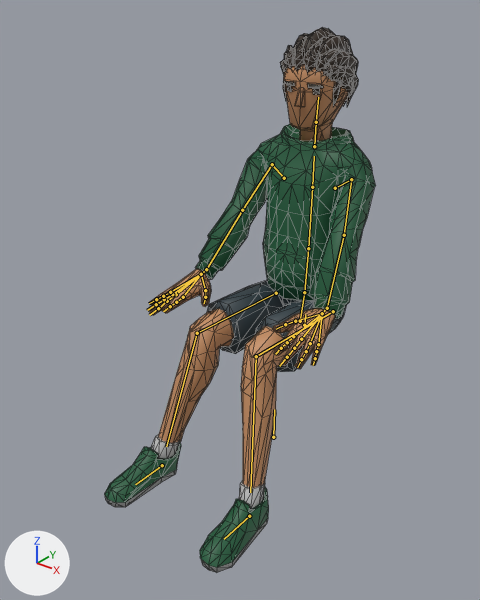
One commit to the glTF model js/models/avatars/club-crowd-m3.glb: the scene before it, then after it.
Camera for both pictures: a 50 mm lens placed at (1.15, -1.709, 1.531), pointed at (-0.007, -0.263, 0.634). Arrows for +X, +Y and +Z are at lower left; the lights stay in place. The first picture is the older version. Both versions are drawn at frame 287 of the action 'Seated_Low_Loop'; the numbers are the values there. The bones that change, and the others that lie on the model, are drawn over the model as lines. Mesh edges are drawn as thin lines.

Names of what the first picture shows: 'Casual_Body'.
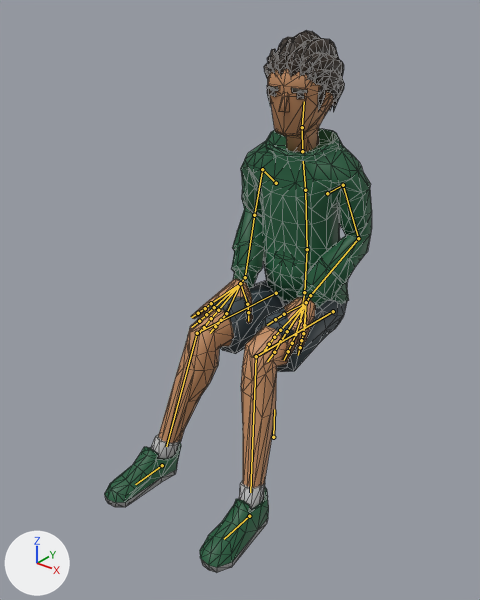
Patch to the scene script:
```diff
--- a/js/models/avatars/club-crowd-m3.glb.py
+++ b/js/models/avatars/club-crowd-m3.glb.py
@@ bone_abdomen @@
 bone_abdomen = bpy.data.objects['CharacterArmature'].pose.bones['Abdomen']  # child of 'Hips'
-bone_abdomen.rotation_quaternion = (1.0, 0.003, 0.001, 0.001)  # degrees (0, 0, 0)
+bone_abdomen.rotation_quaternion = (0.999, 0.036, 0.001, 0.0)  # degrees (4, 0, 0)
@@ bone_torso @@
 bone_torso = bpy.data.objects['CharacterArmature'].pose.bones['Torso']  # child of 'Abdomen'
-bone_torso.rotation_quaternion = (1.0, 0.003, 0.002, 0.001)  # degrees (0, 0, 0)
+bone_torso.rotation_quaternion = (0.999, 0.042, 0.001, 0.0)  # degrees (5, 0, 0)
@@ bone_chest @@
 bone_chest = bpy.data.objects['CharacterArmature'].pose.bones['Chest']  # child of 'Torso'
-bone_chest.rotation_quaternion = (1.0, 0.003, 0.002, 0.001)  # degrees (0, 0, 0)
+bone_chest.rotation_quaternion = (0.999, 0.042, 0.001, 0.0)  # degrees (5, 0, 0)
@@ bone_neck @@
 bone_neck = bpy.data.objects['CharacterArmature'].pose.bones['Neck']  # child of 'Chest'
-bone_neck.rotation_quaternion = (1.0, -0.004, 0.013, -0.003)  # degrees (0, 1, 0)
+bone_neck.rotation_quaternion = (0.999, -0.048, 0.013, -0.003)  # degrees (-6, 1, 0)
@@ bone_head @@
 bone_head = bpy.data.objects['CharacterArmature'].pose.bones['Head']  # child of 'Neck'
-bone_head.rotation_quaternion = (1.0, -0.007, 0.02, -0.005)  # degrees (-1, 2, -1)
+bone_head.rotation_quaternion = (0.997, -0.073, 0.018, -0.002)  # degrees (-8, 2, 0)
@@ bone_upperarm_l @@
 bone_upperarm_l = bpy.data.objects['CharacterArmature'].pose.bones['UpperArm.L']  # child of 'Shoulder.L'
-bone_upperarm_l.rotation_quaternion = (0.783, -0.508, 0.015, -0.36)  # degrees (-59, -20, -38)
+bone_upperarm_l.rotation_quaternion = (0.797, -0.598, -0.072, 0.04)  # degrees (-74, -4, 9)
@@ bone_lowerarm_l @@
 bone_lowerarm_l = bpy.data.objects['CharacterArmature'].pose.bones['LowerArm.L']  # child of 'UpperArm.L'
-bone_lowerarm_l.rotation_quaternion = (0.997, -0.015, 0.069, 0.029)  # degrees (-1, 8, 3)
+bone_lowerarm_l.rotation_quaternion = (0.775, -0.148, 0.425, -0.444)  # degrees (-45, 32, -73)
@@ bone_wrist_l @@
 bone_wrist_l = bpy.data.objects['CharacterArmature'].pose.bones['Wrist.L']  # child of 'LowerArm.L'
-bone_wrist_l.rotation_quaternion = (0.92, 0.212, 0.217, -0.248)  # degrees (19, 30, -25)
+bone_wrist_l.rotation_quaternion = (0.921, 0.207, 0.326, 0.058)  # degrees (31, 35, 17)
@@ bone_upperarm_r @@
 bone_upperarm_r = bpy.data.objects['CharacterArmature'].pose.bones['UpperArm.R']  # child of 'Shoulder.R'
-bone_upperarm_r.rotation_quaternion = (-0.782, 0.505, 0.01, -0.365)  # degrees (-58, 21, 38)
+bone_upperarm_r.rotation_quaternion = (-0.791, 0.607, -0.079, 0.018)  # degrees (-75, 6, -7)
@@ bone_lowerarm_r @@
 bone_lowerarm_r = bpy.data.objects['CharacterArmature'].pose.bones['LowerArm.R']  # child of 'UpperArm.R'
-bone_lowerarm_r.rotation_quaternion = (-0.997, 0.013, 0.067, 0.029)  # degrees (-1, -8, -3)
+bone_lowerarm_r.rotation_quaternion = (-0.793, 0.138, 0.417, -0.423)  # degrees (-43, -33, 69)
@@ bone_wrist_r @@
 bone_wrist_r = bpy.data.objects['CharacterArmature'].pose.bones['Wrist.R']  # child of 'LowerArm.R'
-bone_wrist_r.rotation_quaternion = (-0.923, -0.205, 0.216, -0.244)  # degrees (18, -30, 25)
+bone_wrist_r.rotation_quaternion = (-0.921, -0.202, 0.33, 0.051)  # degrees (30, -36, -16)
```

Pixel boxes [x1, y1, x2, y2] of what changed, in the pictures (480 x 600 px):
'Casual_Body', posed: before [104, 27, 376, 573]; after [104, 30, 372, 573]
bone 'Abdomen', root to tip: before (304, 292) to (308, 248); after (304, 292) to (307, 249)
bone 'Torso', root to tip: before (308, 248) to (312, 187); after (307, 249) to (305, 190)
bone 'Chest', root to tip: before (312, 187) to (314, 156); after (305, 190) to (303, 161)
bone 'Neck', root to tip: before (314, 146) to (316, 122); after (302, 151) to (302, 127)
bone 'Head', root to tip: before (316, 122) to (318, 97); after (302, 127) to (304, 101)
bone 'UpperArm.L', root to tip: before (351, 179) to (344, 235); after (343, 185) to (358, 238)
bone 'LowerArm.L', root to tip: before (344, 235) to (327, 308); after (358, 238) to (310, 295)
bone 'Wrist.L', root to tip: before (327, 308) to (322, 313); after (310, 295) to (306, 302)
bone 'UpperArm.R', root to tip: before (272, 164) to (242, 210); after (262, 169) to (254, 215)
bone 'LowerArm.R', root to tip: before (242, 210) to (206, 269); after (254, 215) to (245, 277)
bone 'Wrist.R', root to tip: before (206, 269) to (201, 274); after (245, 277) to (240, 283)
